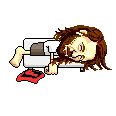
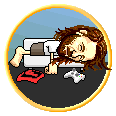
The second 116 × 116 image is a revision of the first. Changes to its layers:
showed group "xbox" (2 layers) over [63, 68, 86, 84]
painted on "Face" over [74, 26, 105, 59]
showed group "bg" (5 layers) over [4, 4, 112, 112]
